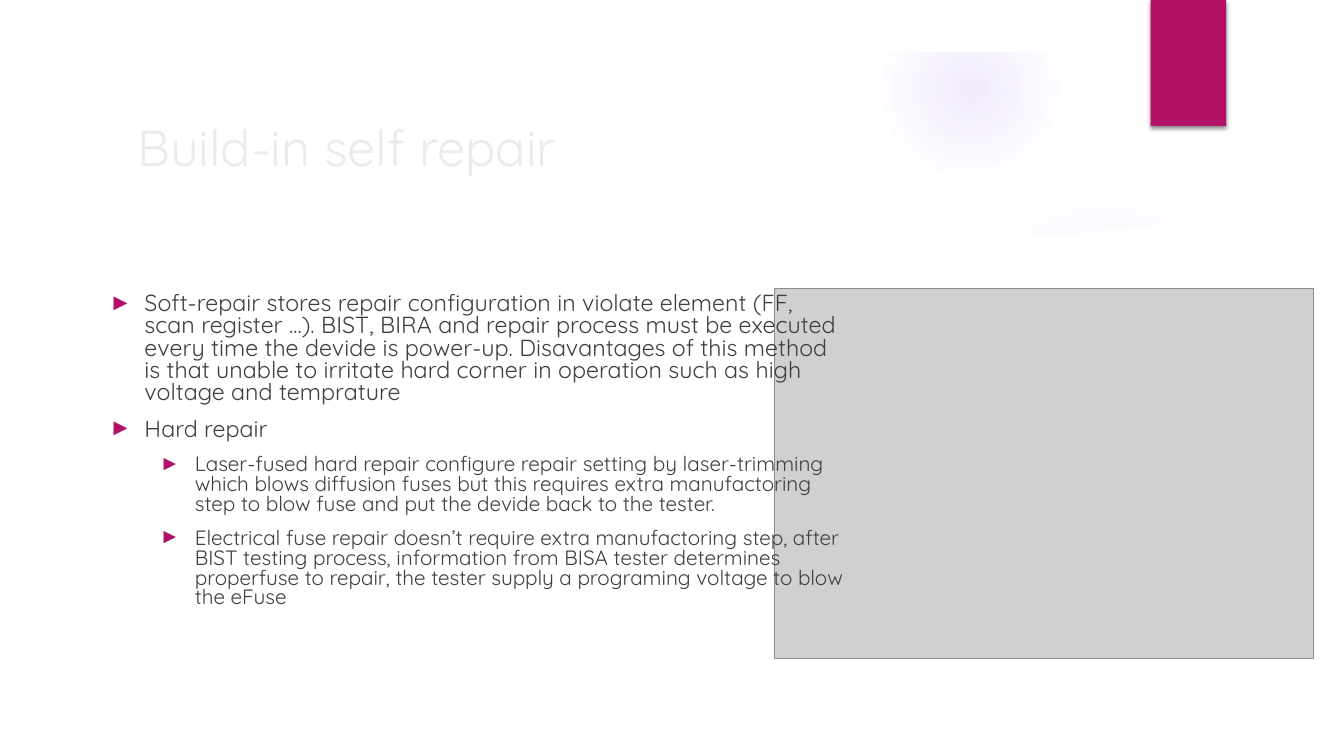
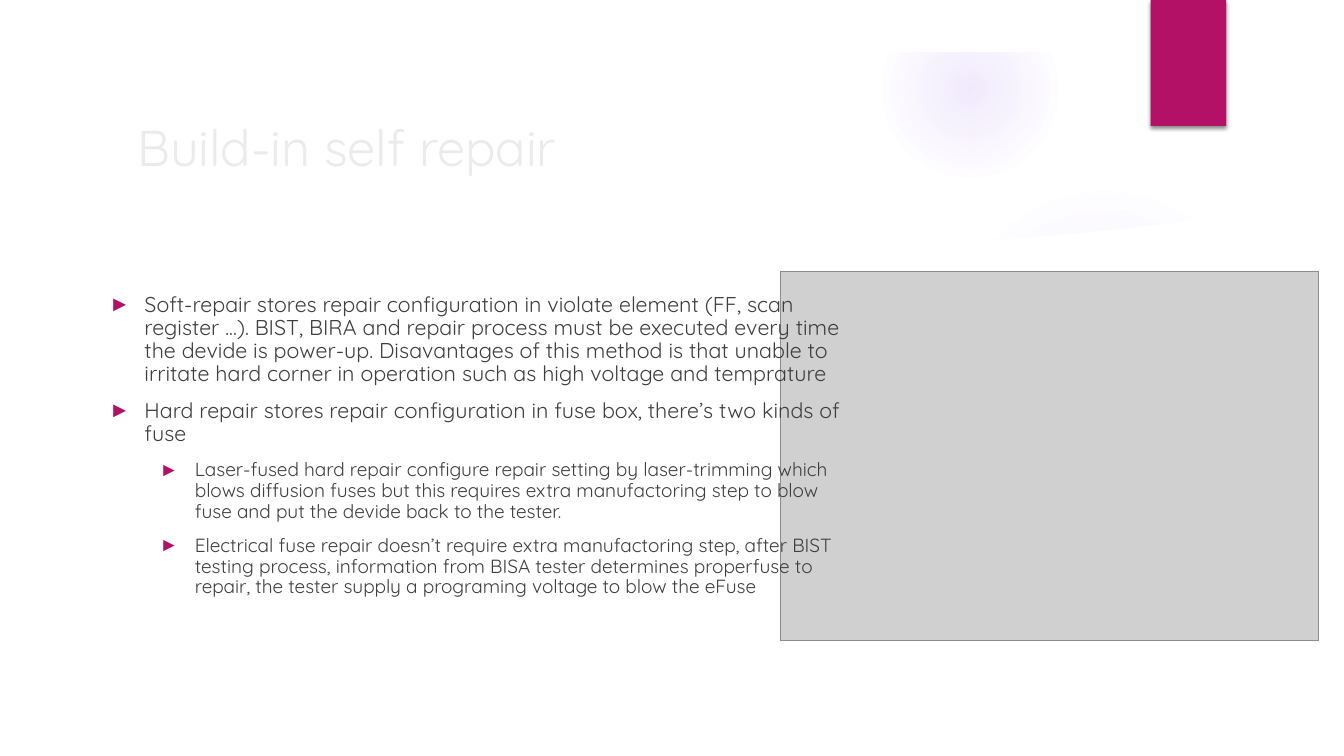
Before and after one commit to nguyenquanicd/VLSITech_Study, a slide deck: slide 5 of DFT_DesignForTest/MBIST_LBIST_Introduction.pptx. Drawn at 1344x756 pixels with LibreOffice and Linux fonts; fonts in the diff are those of the drawing; grey boxes stand for pictures; background and template pictures are left out. Boxes give left, top, right and bottom in pixels: in the first picture for what was removed or moved away, otherwise in the second. Text is boxed around its words. In the diff, an @@ line names an element or a change of style, - is before the commit and + after.

```diff
--- a/DFT_DesignForTest/MBIST_LBIST_Introduction.pptx
+++ b/DFT_DesignForTest/MBIST_LBIST_Introduction.pptx
@@ text at <box>144,290,839,597</box>: size 16.6 to 15.3 pt in "Soft-repair stores repair configuration in violate element ..."; size 14.8 to 13.6 pt in "Laser-fused hard repair configure repair setting by ...", "Electrical fuse repair doesn’t require extra manufactoring ..."; line spacing 0.8 to 0.9 @@
@@ picture: place and size @@
-picture at <box>774,288,1313,658</box>
+picture at <box>780,271,1319,641</box>
@@ text at <box>144,396,839,441</box>: text changed; size 16.6 to 15.3 pt @@
-► Hard repair
+► Hard repair stores repair configuration in fuse box, there’s two kinds of fuse
```
Also in this commit, not shown: 5 other slides changed, 2 slides removed.
